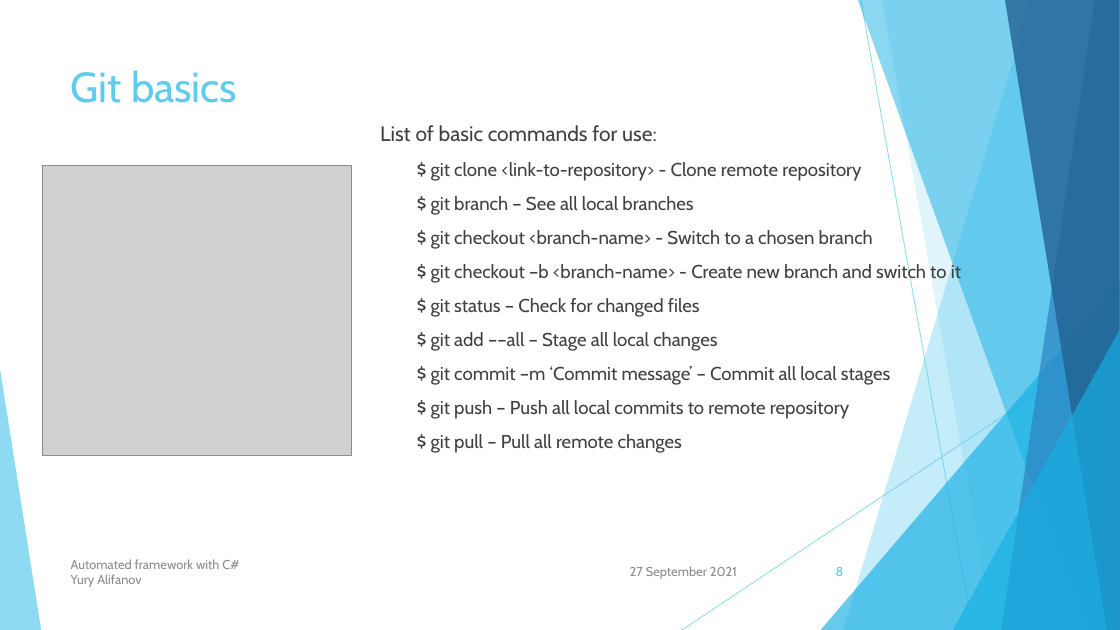
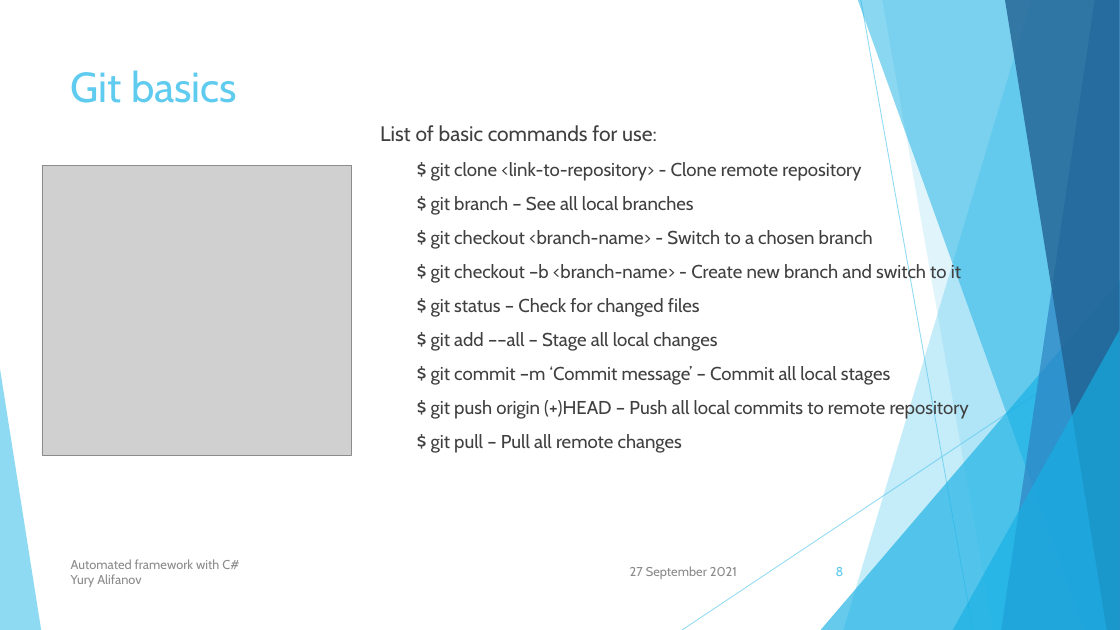
Before and after one commit to user-yalif/ITLeadersCourseAlifanov, a slide deck: slide 8 of Alifanov.ITLeadersCourse/Automated framework with C#.pptx. Drawn at 1120x630 pixels with LibreOffice and Linux fonts; fonts in the diff are those of the drawing; grey boxes stand for pictures. Boxes give left, top, right and bottom in pixels: in the first picture for what was removed or moved away, otherwise in the second. Text is boxed around its words. In the diff, an @@ line names an element or a change of style, - is before the commit and + after.

Commit message:
Presentaion file was corrected

```diff
--- a/Alifanov.ITLeadersCourse/Automated framework with C#.pptx
+++ b/Alifanov.ITLeadersCourse/Automated framework with C#.pptx
@@ text at <box>431,399,969,420</box>: text changed @@
-  $ git push – Push all local commits to remote repository
+  $ git push origin (+)HEAD – Push all local commits to remote repository
```
